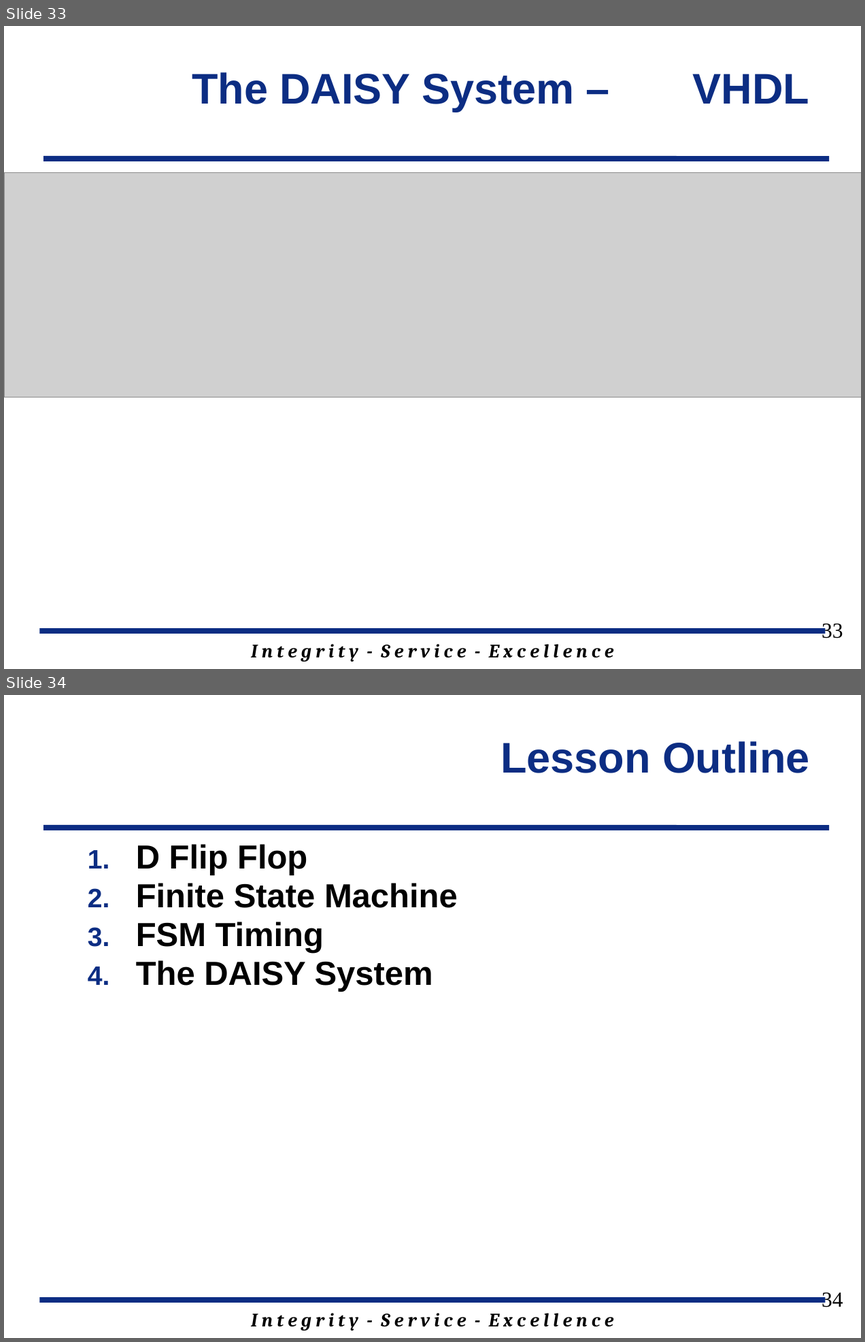
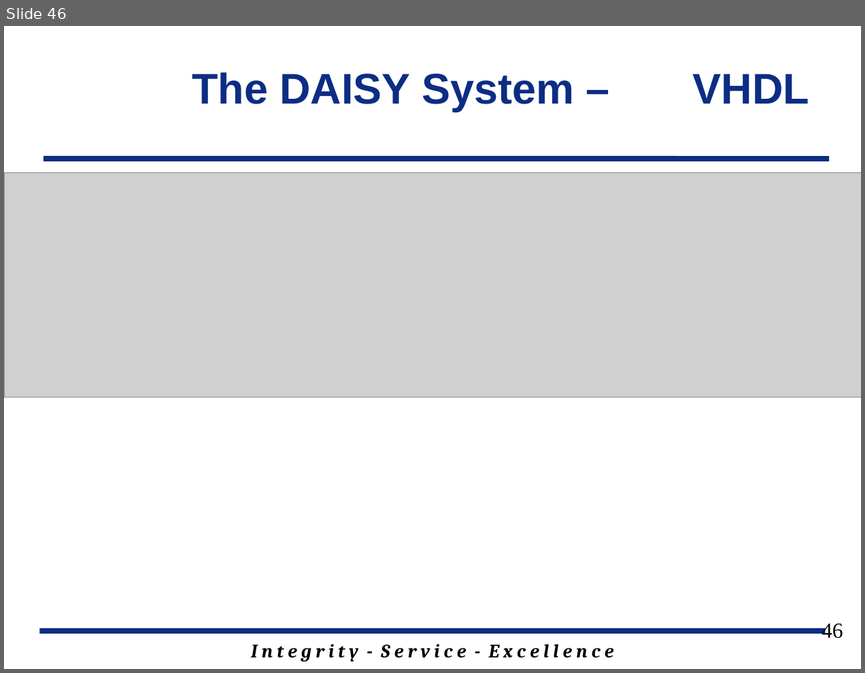
Before and after one commit to jfalkinburg/ECE383_web, a slide deck: lecture/slides/ECE_383_Lec9.pptx. Shown one above the other, each under a label of ours: slides 33 and 34 before the commit, slide 46 after it. The pictures are 865x1342 and 865x673 pixels, drawn with LibreOffice and Linux fonts; fonts in the diff are those of the drawing; grey boxes stand for pictures; background and template pictures are left out. Boxes give left, top, right and bottom in pixels: in the first picture for what was removed or moved away, otherwise in the second. Text is boxed around its words. In the diff, an @@ line names an element or a change of style, - is before the commit and + after.

```diff
--- a/lecture/slides/ECE_383_Lec9.pptx
+++ b/lecture/slides/ECE_383_Lec9.pptx
@@ slide 34 removed at (x1=4, y1=695, x2=861, y2=1338), background #FFFFFF; not listed: 3 template elements that a slide beside it also shows @@
@@ title removed at (x1=500, y1=741, x2=810, y2=773) @@
-Lesson Outline
@@ text removed at (x1=136, y1=844, x2=458, y2=991) @@
-1. D Flip Flop
-2. Finite State Machine
-3. FSM Timing
-4. The DAISY System
@@ page number removed at (x1=821, y1=1292, x2=842, y2=1307) @@
-34
@@ what was slide 33 is now slide 46 @@
@@ page number at (x1=821, y1=623, x2=842, y2=638): text changed @@
-33
+46
```
Also in this commit, not shown: 1 slide changed, 14 slides added, 1 other slide removed, 2 other files.
